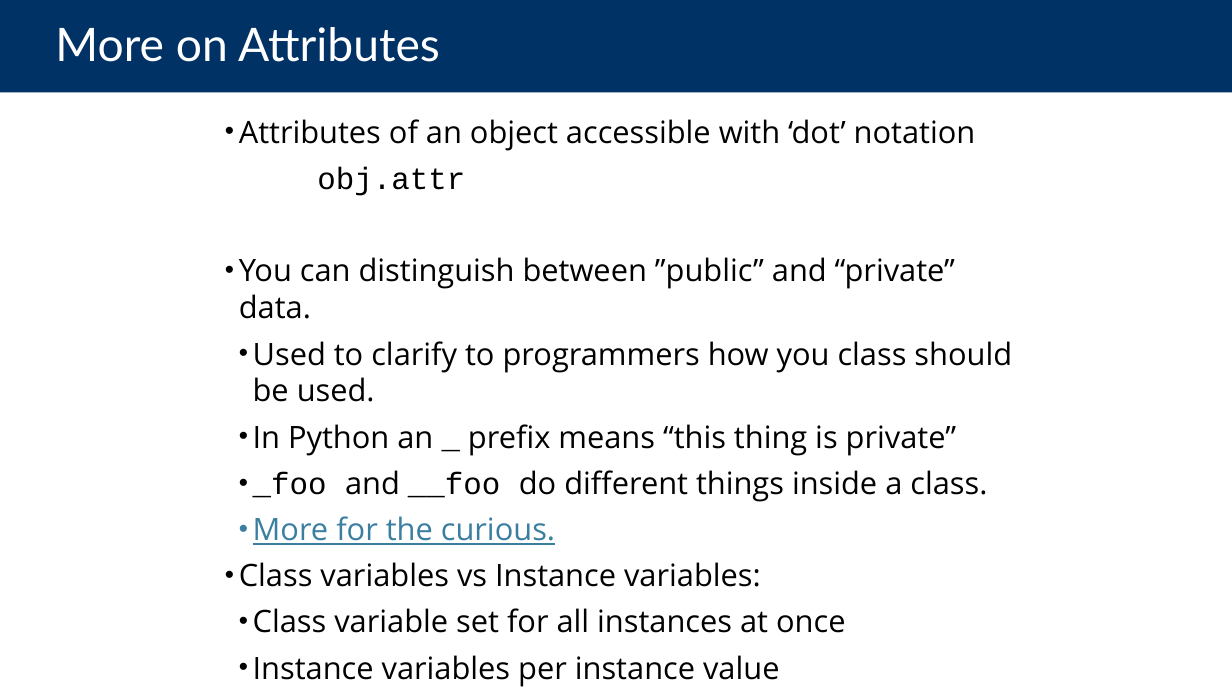
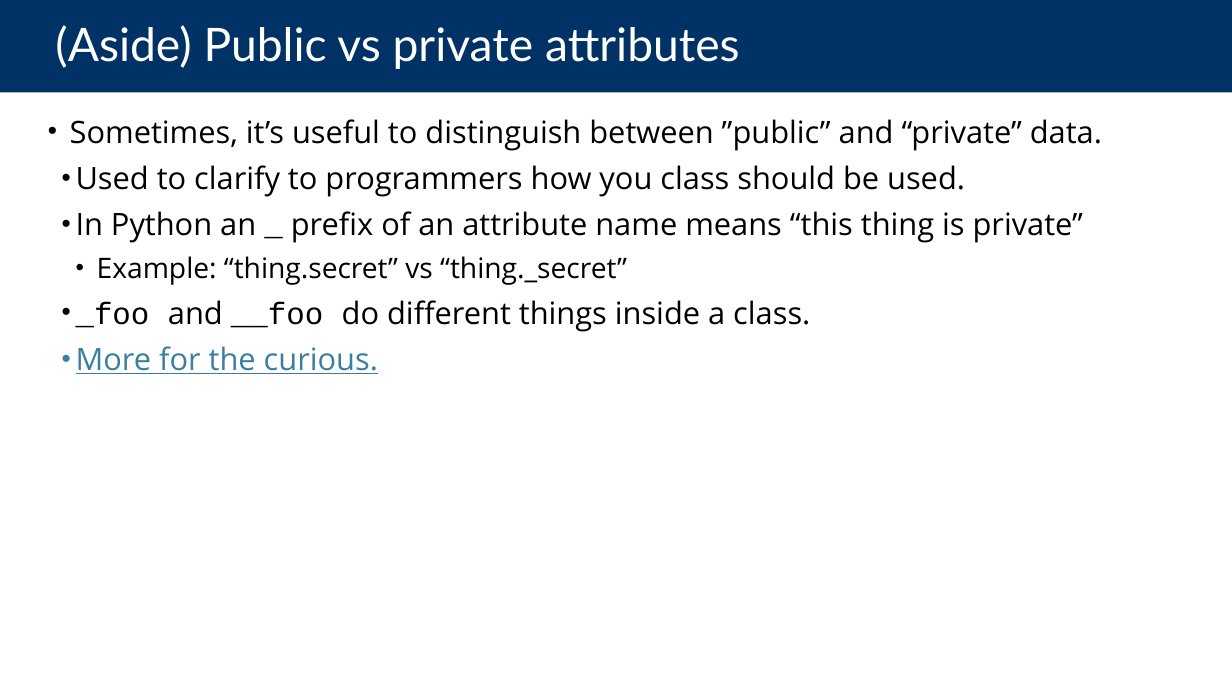
Before and after one commit to cs88-website/su24, a slide deck: slide 18 of assets/slides/su24/14-OOP.pptx (slide 16 before the commit). Drawn at 1232x693 pixels with LibreOffice and Linux fonts; fonts in the diff are those of the drawing. Boxes give left, top, right and bottom in pixels: in the first picture for what was removed or moved away, otherwise in the second. Text is boxed around its words. In the diff, an @@ line names an element or a change of style, - is before the commit and + after.

```diff
--- a/assets/slides/su24/14-OOP.pptx
+++ b/assets/slides/su24/14-OOP.pptx
@@ title at (x1=55, y1=25, x2=740, y2=69): text changed @@
-More on Attributes
+(Aside) Public vs private attributes
@@ text "Sometimes, it’s useful to distinguish ..." moved from (x1=239, y1=119, x2=1012, y2=633) to (x1=70, y1=119, x2=1102, y2=374) @@
@@ text at (x1=70, y1=119, x2=1102, y2=151): text changed @@
-• Attributes of an object accessible with ‘dot’ notation
-obj.attr
-• You can distinguish between ”public” and “private” data.
+• Sometimes, it’s useful to distinguish between ”public” and “private” data.
@@ text at (x1=76, y1=211, x2=1083, y2=285): text changed @@
-  • In Python an _ prefix means “this thing is private”
+  • In Python an _ prefix of an attribute name means “this thing is private”
+    • Example: “thing.secret” vs “thing._secret”
@@ text at (x1=239, y1=562, x2=845, y2=633): paragraphs removed @@
-• Class variables vs Instance variables:
-  • Class variable set for all instances at once
-  • Instance variables per instance value
```
Also in this commit, not shown: 11 other slides changed, 7 slides added, 9 slides removed, 11 other files.
